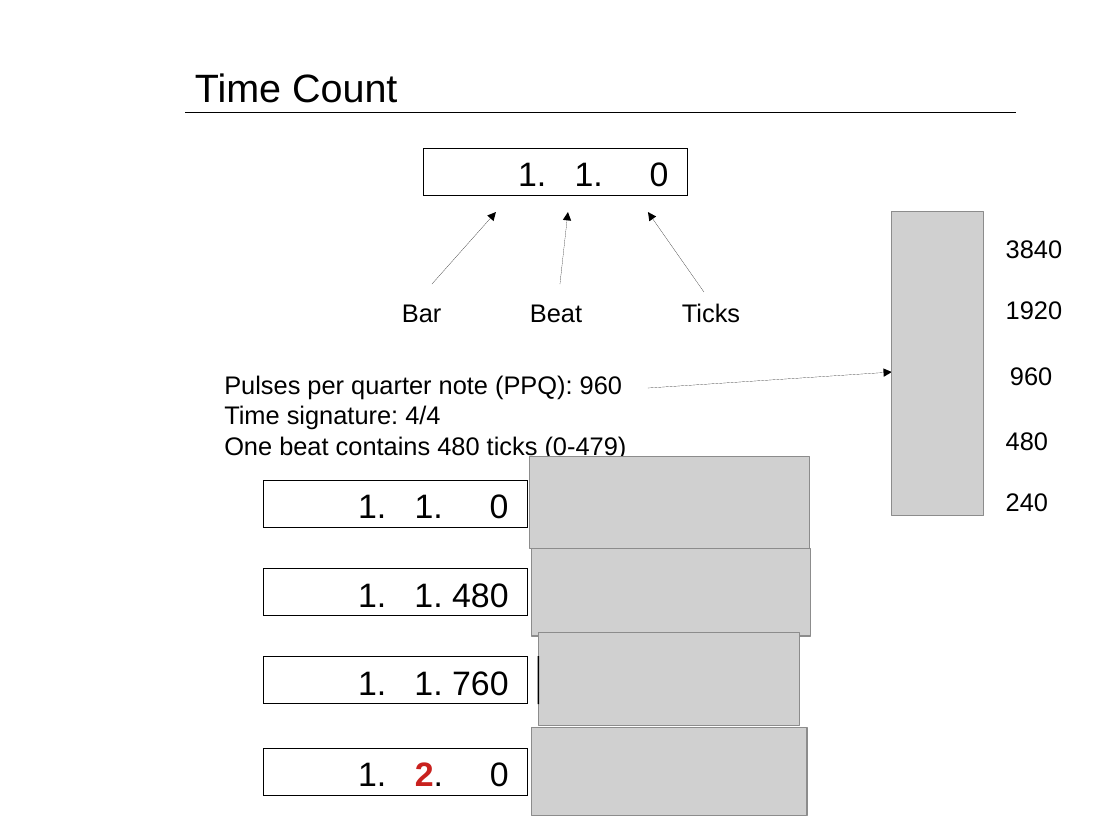
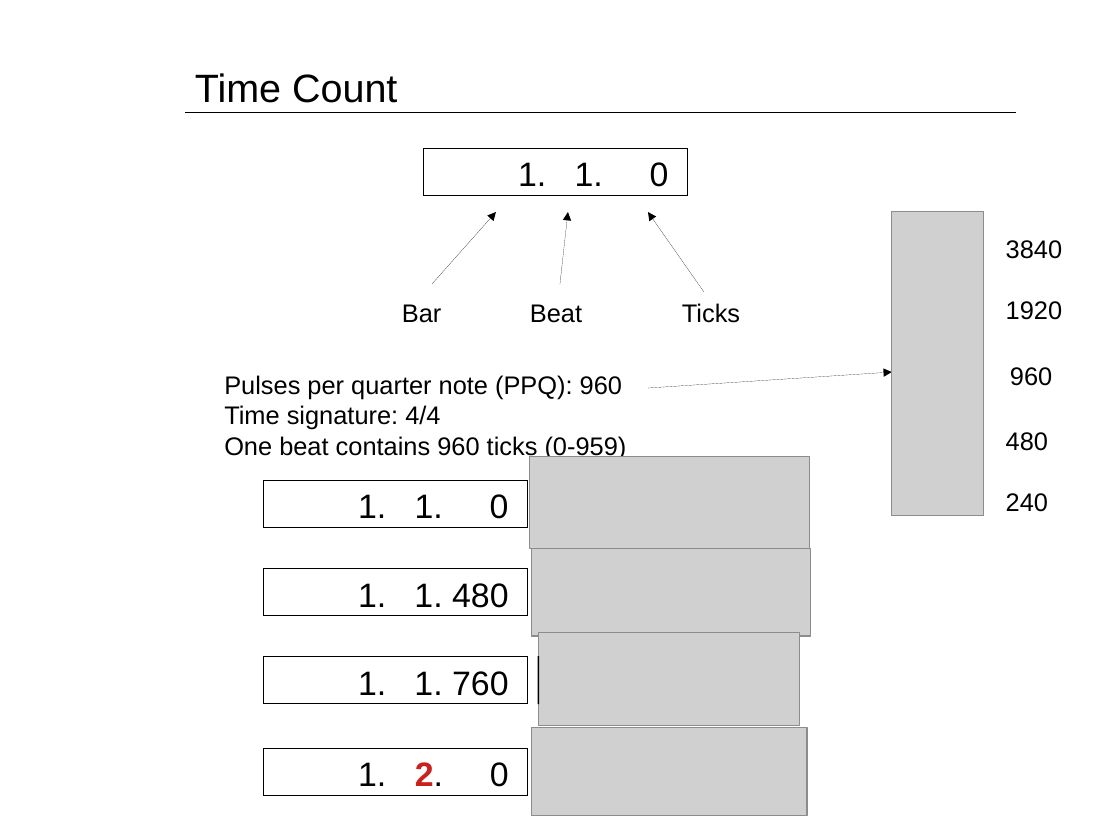
Before and after one commit to jwuert/score, a slide deck: slide 8 of doc/score.odp. Drawn at 1120x840 pixels with LibreOffice and Linux fonts; fonts in the diff are those of the drawing; grey boxes stand for pictures. Boxes give left, top, right and bottom in pixels: in the first picture for what was removed or moved away, otherwise in the second. Text is boxed around its words. In the diff, an @@ line names an element or a change of style, - is before the commit and + after.

```diff
--- a/doc/score.odp
+++ b/doc/score.odp
@@ text at (x1=224, y1=436, x2=627, y2=460): text changed @@
-One beat contains 480 ticks (0-479)
+One beat contains 960 ticks (0-959)
```
Also in this commit, not shown: 3 slides added, 17 other files.
